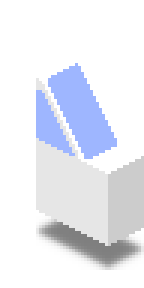
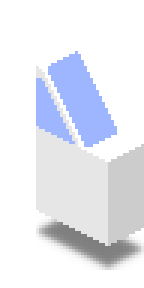
Layered file, before and after one edit (144×288). Changes by layer:
painted on "Beam dark" over [36, 66, 78, 156]
painted on "Beam" over [42, 66, 87, 162]
painted on "Cover" over [87, 132, 141, 174]
painted on "Glass" over [36, 51, 117, 162]
painted on "Roof" over [39, 54, 75, 81]
painted on "Side" over [36, 126, 108, 174]
painted on "Front" over [108, 144, 144, 174]
